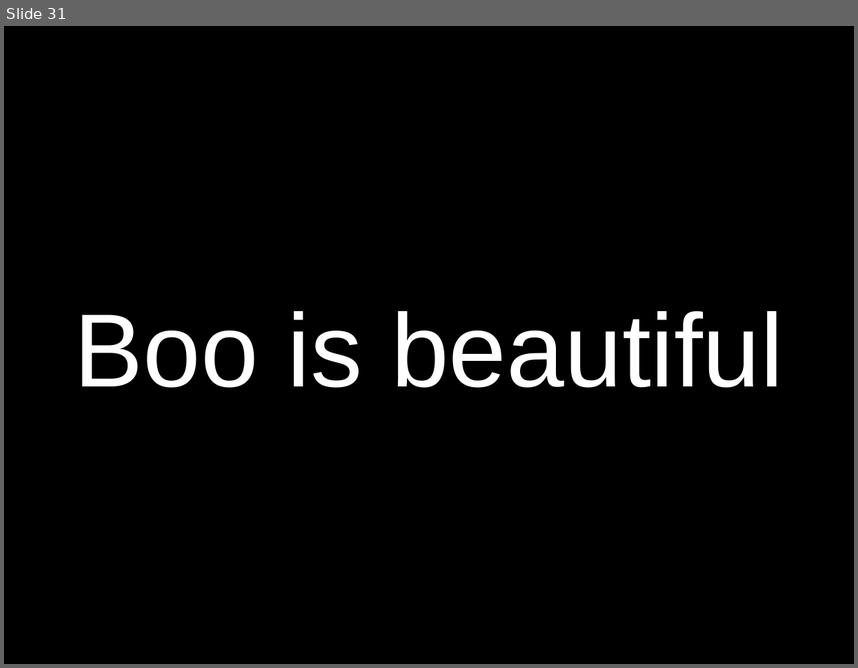
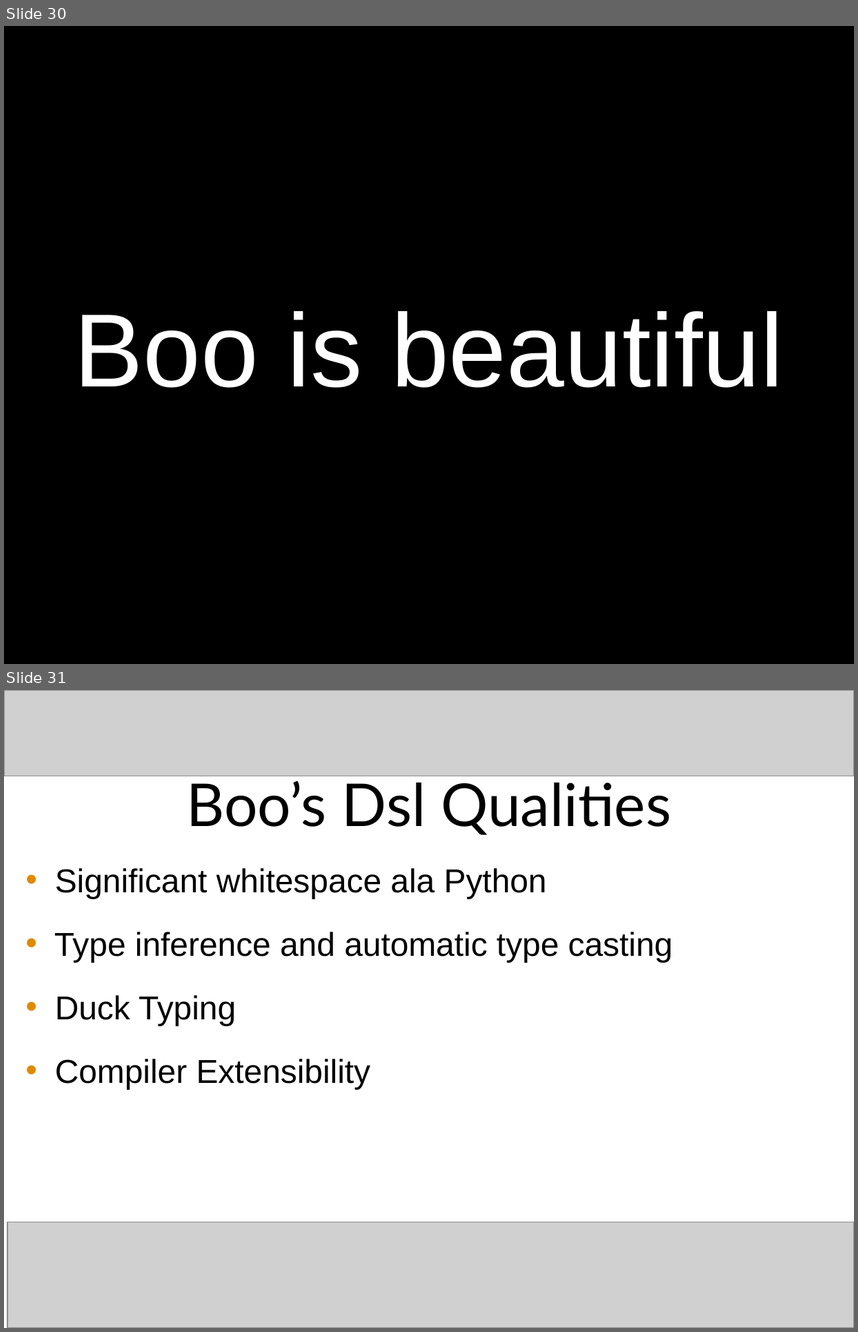
Before and after one commit to craignicol/scotaltdotnet, a slide deck: seattle/HORN Pres.ppt. Shown one above the other, each under a label of ours: slide 31 before the commit, slides 30 and 31 after it. The pictures are 858x668 and 858x1332 pixels, drawn with LibreOffice and Linux fonts; fonts in the diff are those of the drawing; grey boxes stand for pictures. Boxes give left, top, right and bottom in pixels: in the first picture for what was removed or moved away, otherwise in the second. Text is boxed around its words. In the diff, an @@ line names an element or a change of style, - is before the commit and + after.

```diff
--- a/seattle/HORN Pres.ppt
+++ b/seattle/HORN Pres.ppt
@@ slide 31 added at [4, 690, 854, 1328], background #FFFFFF @@
@@ picture added at [4, 690, 854, 776] @@
@@ text added at [187, 775, 671, 835], 50 pt, text #000000 @@
+Boo’s Dsl Qualities
@@ text added at [54, 868, 673, 1089], 28 pt, text #000000 @@
+• Significant whitespace ala Python
+• Type inference and automatic type casting
+• Duck Typing
+• Compiler Extensibility
@@ picture added at [7, 1222, 854, 1328] @@
@@ what was slide 31 is now slide 30 @@
```
Also in this commit, not shown: 3 slides changed, 3 other slides added, 5 slides removed.
